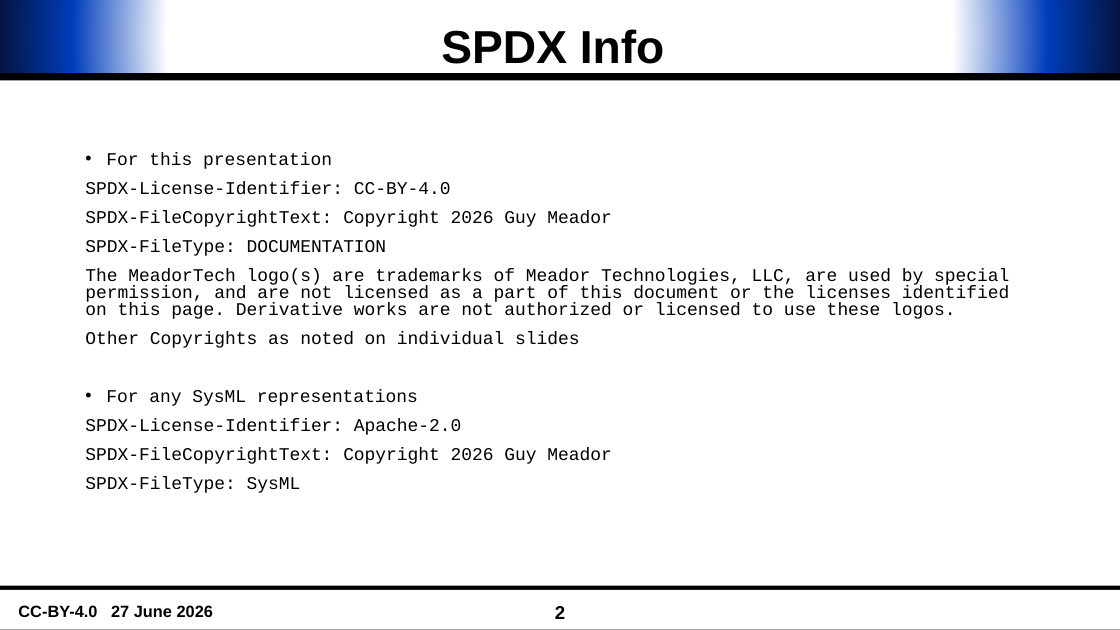
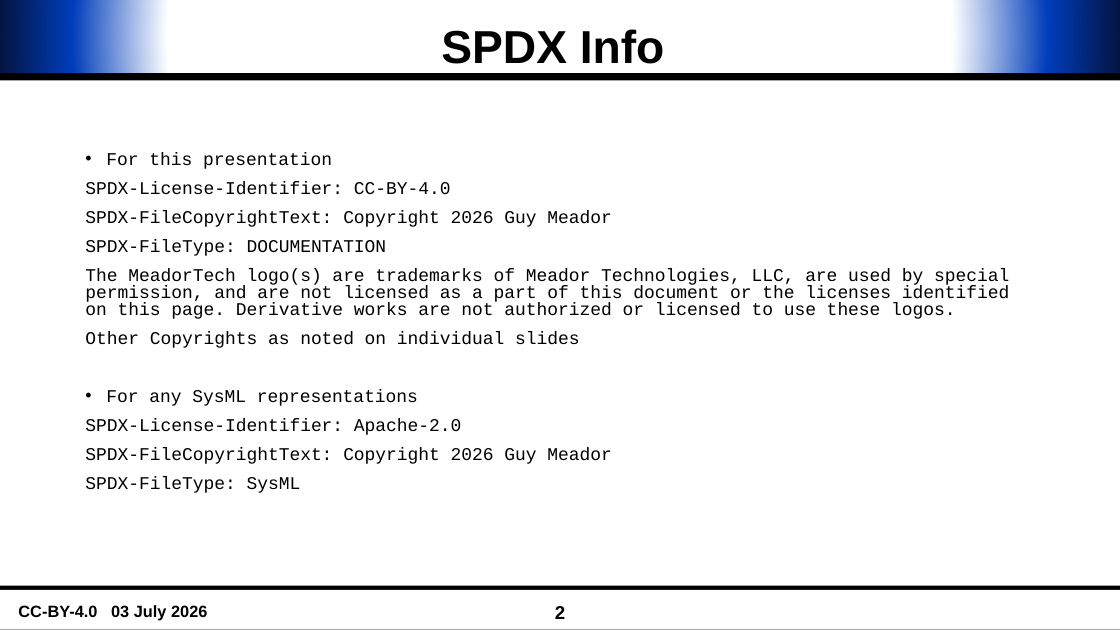
Before and after one commit to guymeador/usm, a slide deck: slide 2 of sysmlv1/doc/LayeredCommsProfileAndExampleSysMLv1.pptx. Drawn at 1120x630 pixels with LibreOffice and Linux fonts; fonts in the diff are those of the drawing; background and template pictures are left out. Boxes give left, top, right and bottom in pixels: in the first picture for what was removed or moved away, otherwise in the second. Text is boxed around its words. In the diff, an @@ line names an element or a change of style, - is before the commit and + after.

```diff
--- a/sysmlv1/doc/LayeredCommsProfileAndExampleSysMLv1.pptx
+++ b/sysmlv1/doc/LayeredCommsProfileAndExampleSysMLv1.pptx
@@ text at (18, 605, 207, 621): text changed @@
-CC-BY-4.0 27 June 2026
+CC-BY-4.0 03 July 2026
```
Also in this commit, not shown: 29 other slides changed, 2 other files.
